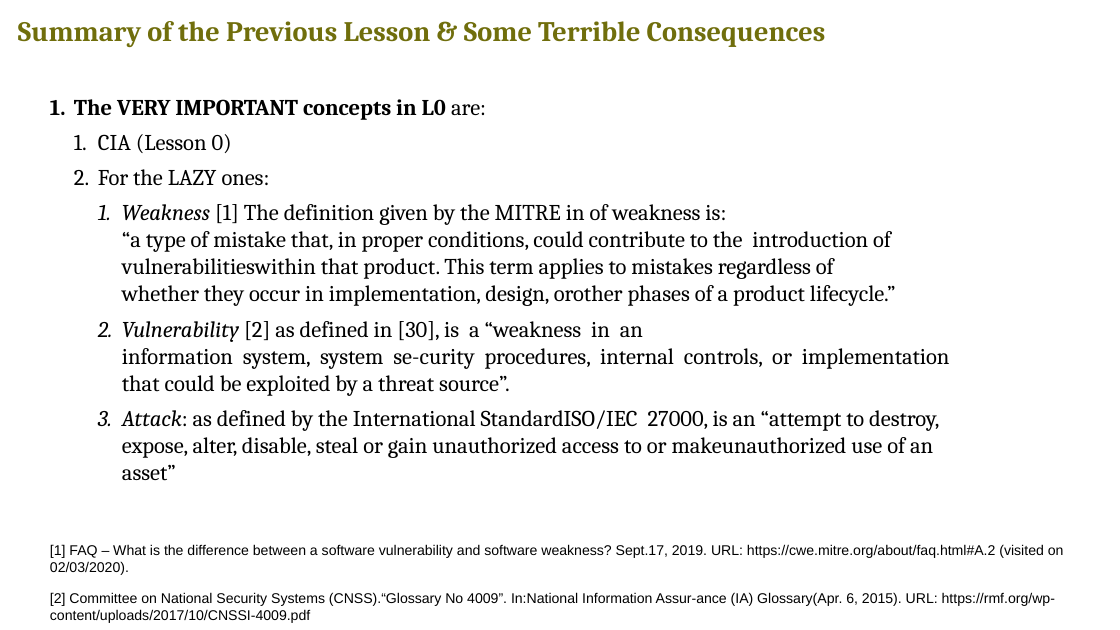
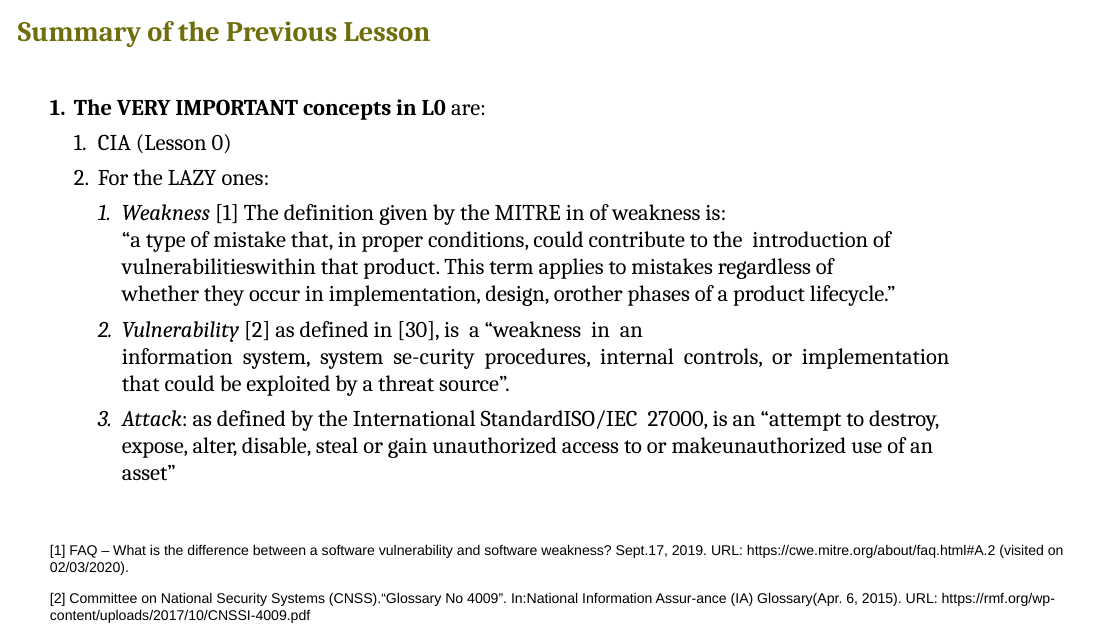
Before and after one commit to v-research/edu, a slide deck: slide 3 of first_year_2021/lesson_1/l1_slide.odp. Drawn at 1120x630 pixels with LibreOffice and Linux fonts; fonts in the diff are those of the drawing. Boxes give left, top, right and bottom in pixels: in the first picture for what was removed or moved away, otherwise in the second. Text is boxed around its words. In the diff, an @@ line names an element or a change of style, - is before the commit and + after.

Commit message:
l1 slide review ITS 2021 (1st year)

```diff
--- a/first_year_2021/lesson_1/l1_slide.odp
+++ b/first_year_2021/lesson_1/l1_slide.odp
@@ text at box(18, 21, 431, 48): text changed @@
-Summary of the Previous Lesson & Some Terrible Consequences
+Summary of the Previous Lesson
```
Also in this commit, not shown: 1 other file.
